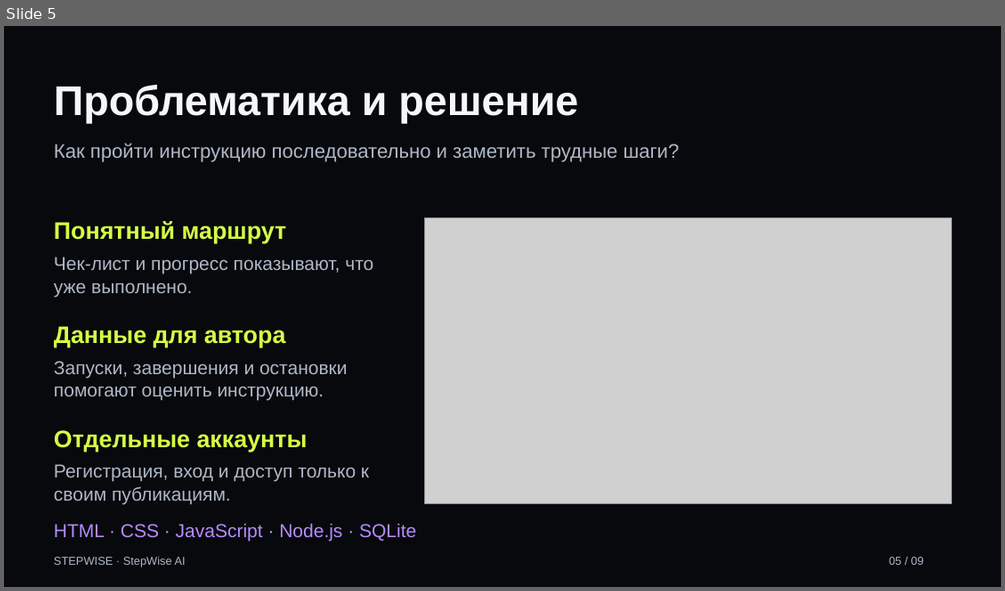
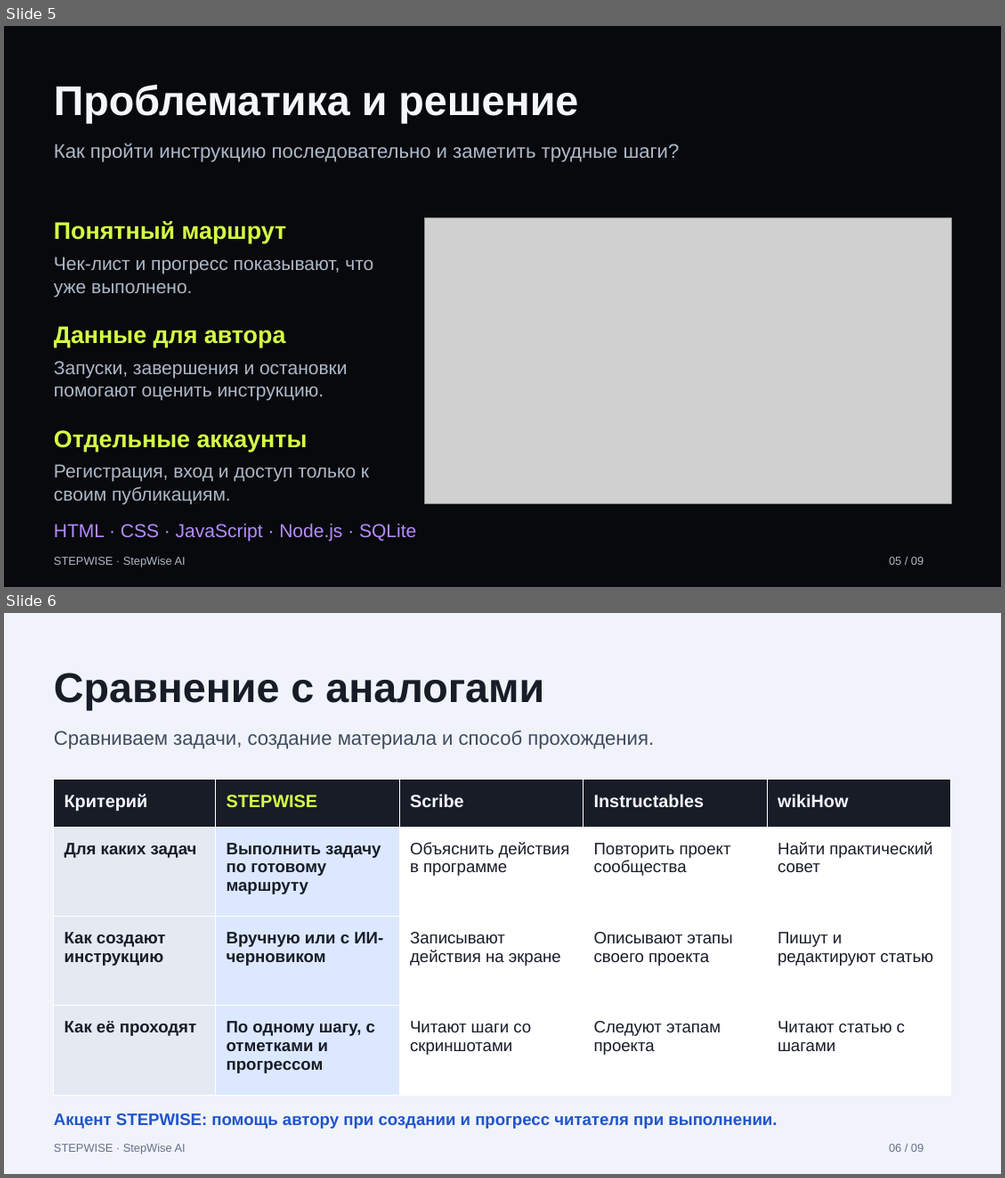
Before and after one commit to 13ezh131-coder/stepwise, a slide deck: docs/presentation/STEPWISE.pptx. Shown one above the other, each under a label of ours: slide 5 before the commit, slides 5 and 6 after it. The pictures are 1005x591 and 1005x1178 pixels, drawn with LibreOffice and Linux fonts; fonts in the diff are those of the drawing; grey boxes stand for pictures. Boxes give left, top, right and bottom in pixels: in the first picture for what was removed or moved away, otherwise in the second. Text is boxed around its words. In the diff, an @@ line names an element or a change of style, - is before the commit and + after.

```diff
--- a/docs/presentation/STEPWISE.pptx
+++ b/docs/presentation/STEPWISE.pptx
@@ slide 6 added at box(4, 613, 1001, 1174), background #F0F3F9 @@
@@ text added at box(54, 673, 544, 710), 40 pt, text #171C27, bold @@
+Сравнение с аналогами
@@ text added at box(54, 730, 654, 749), 19 pt, text #3F4B5E @@
+Сравниваем задачи, создание материала и способ прохождения.
@@ table added at box(54, 779, 952, 1094), 4 rows, 5 columns @@
+Критерий | STEPWISE | Scribe | Instructables | wikiHow
+Для каких задач | Выполнить задачу по готовому маршруту | Объяснить действия в программе | Повторить проект сообщества | Найти практический совет
+Как создают инструкцию | Вручную или с ИИ-черновиком | Записывают действия на экране | Описывают этапы своего проекта | Пишут и редактируют статью
+Как её проходят | По одному шагу, с отметками и прогрессом | Читают шаги со скриншотами | Следуют этапам проекта | Читают статью с шагами
@@ text added at box(54, 1113, 777, 1128), 16 pt, text #2054CC, bold @@
+Акцент STEPWISE: помощь автору при создании и прогресс читателя при выполнении.
@@ text added at box(54, 1143, 186, 1154), 11 pt, text #657188 @@
+STEPWISE · StepWise AI
@@ text added at box(889, 1143, 923, 1151), 11 pt, text #657188 @@
+06 / 09
```
Also in this commit, not shown: 1 slide removed, 1 other file.
